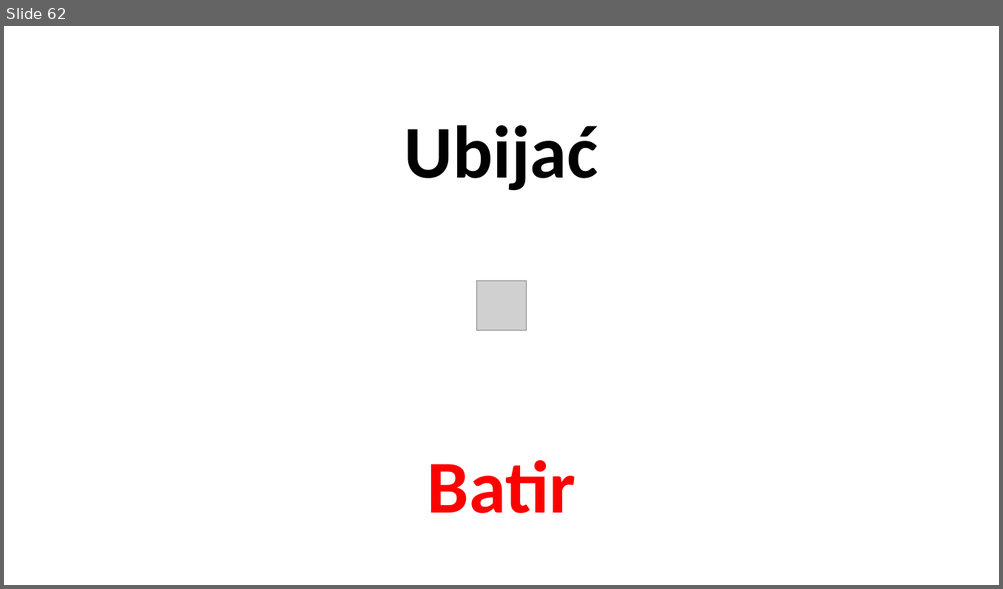
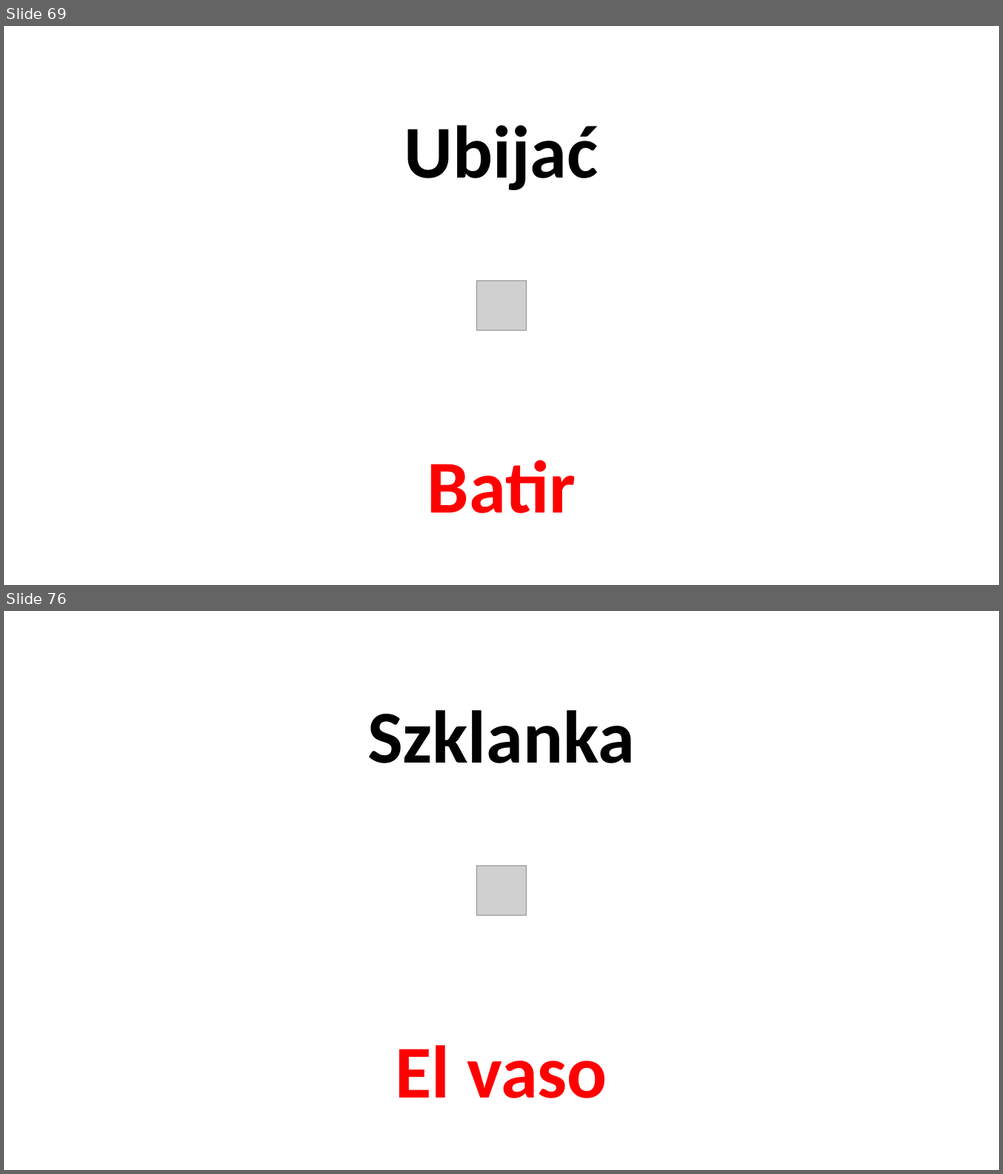
Before and after one commit to wojciechkrakowiak7-arch/Fajna-strona, a slide deck: pliki hiszpański/La comida.pptx. Shown one above the other, each under a label of ours: slide 62 before the commit, slides 69 and 76 after it; the slides between them are not shown. The pictures are 1003x589 and 1003x1174 pixels, drawn with LibreOffice and Linux fonts; fonts in the diff are those of the drawing; grey boxes stand for pictures. Boxes give left, top, right and bottom in pixels: in the first picture for what was removed or moved away, otherwise in the second. Text is boxed around its words. In the diff, an @@ line names an element or a change of style, - is before the commit and + after.

```diff
--- a/pliki hiszpański/La comida.pptx
+++ b/pliki hiszpański/La comida.pptx
@@ slide 76 added at [4,611,999,1170], background #FFFFFF @@
@@ title added at [367,710,634,763], 72 pt, text #000000, bold @@
+Szklanka
@@ picture added at [476,866,526,916] @@
@@ subtitle added at [395,1045,607,1099], 72 pt, text #FF0000, bold @@
+El vaso
@@ what was slide 62 is now slide 69 @@
```
Also in this commit, not shown: 1 slide changed, 14 other slides added, 9 other files.
